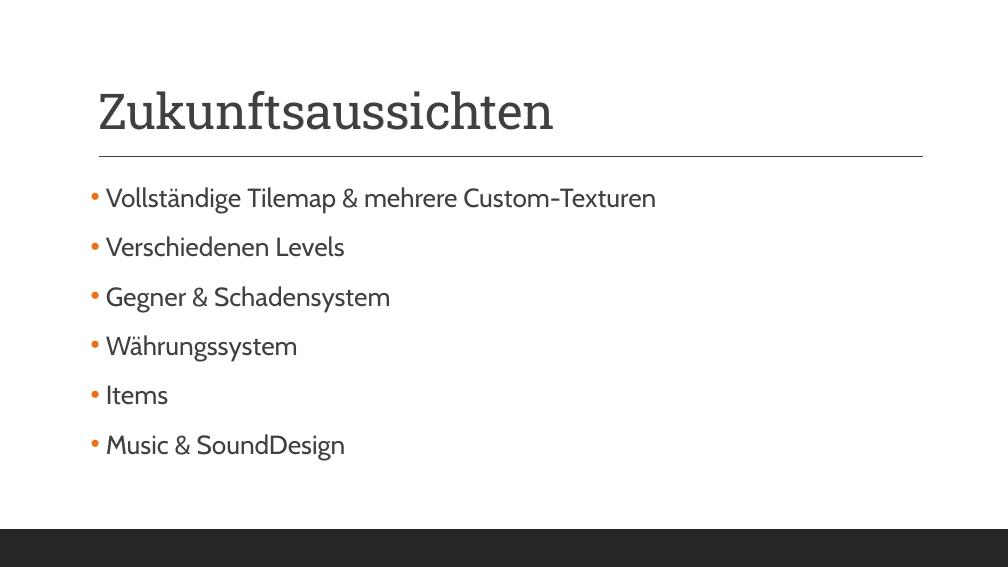
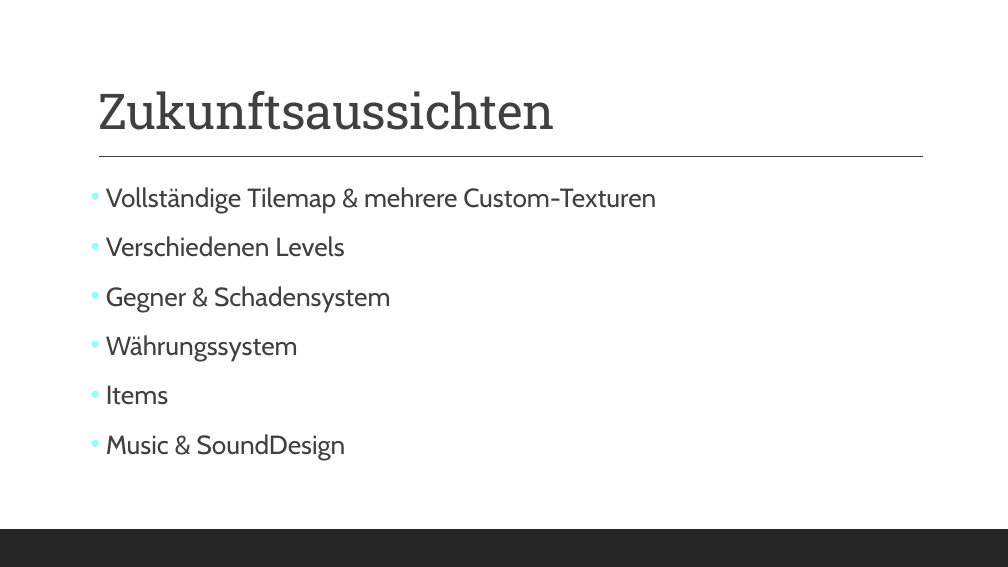
Before and after one commit to jonasaberger/EscapeTheLore, a slide deck: slide 10 of Docs/11_Zwischenpräsentation.pptx. Drawn at 1008x567 pixels with LibreOffice and Linux fonts; fonts in the diff are those of the drawing. Boxes give left, top, right and bottom in pixels: in the first picture for what was removed or moved away, otherwise in the second. Text is boxed around its words. In the diff, an @@ line names an element or a change of style, - is before the commit and + after.

```diff
--- a/Docs/11_Zwischenpräsentation.pptx
+++ b/Docs/11_Zwischenpräsentation.pptx
@@ text "Vollständige Tilemap & mehrere Custom-Texturen" at (106, 187, 656, 460): bullet colour #EC7016 to #94FFF7 @@
```
Also in this commit, not shown: 3 other slides changed, 2 other files.
